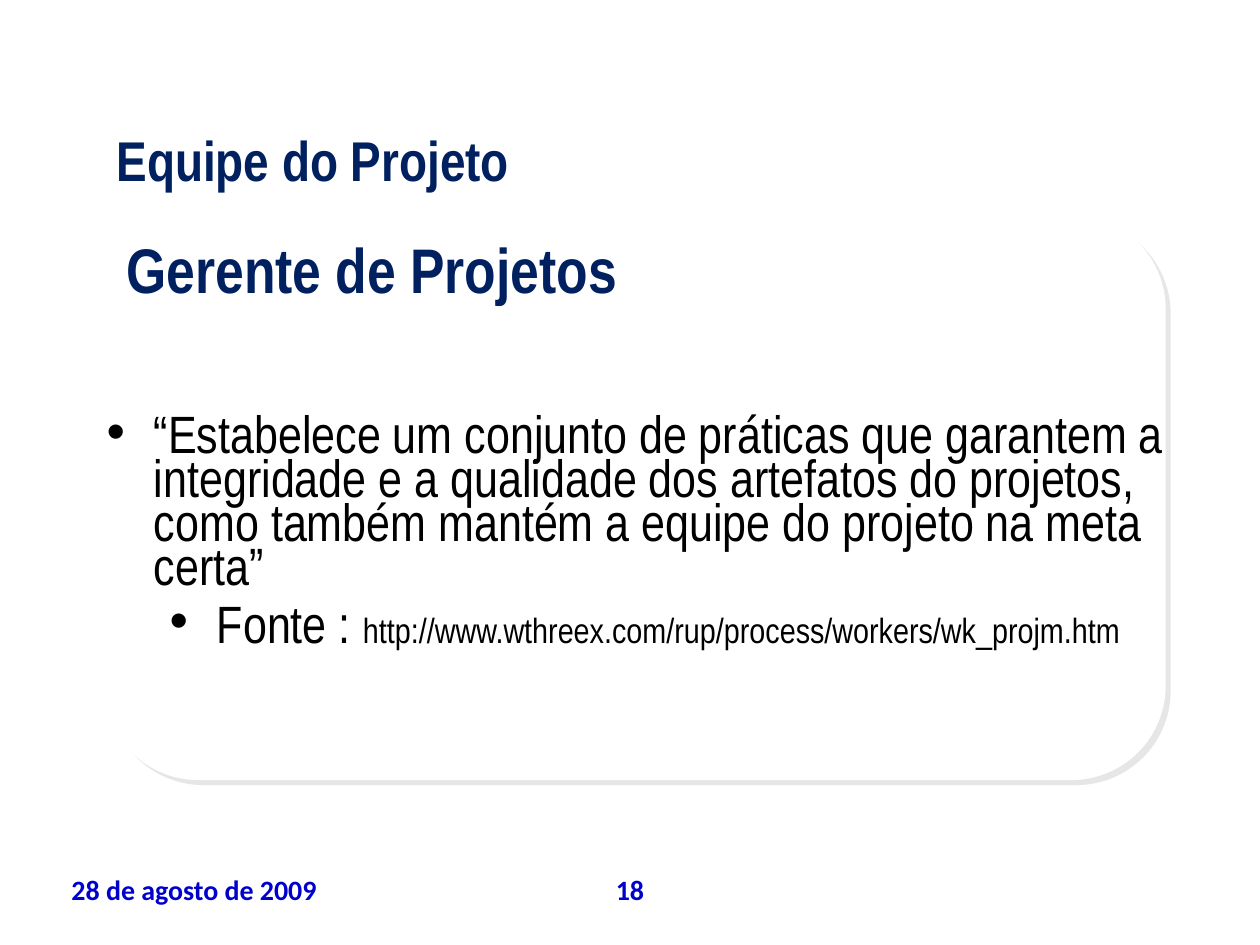
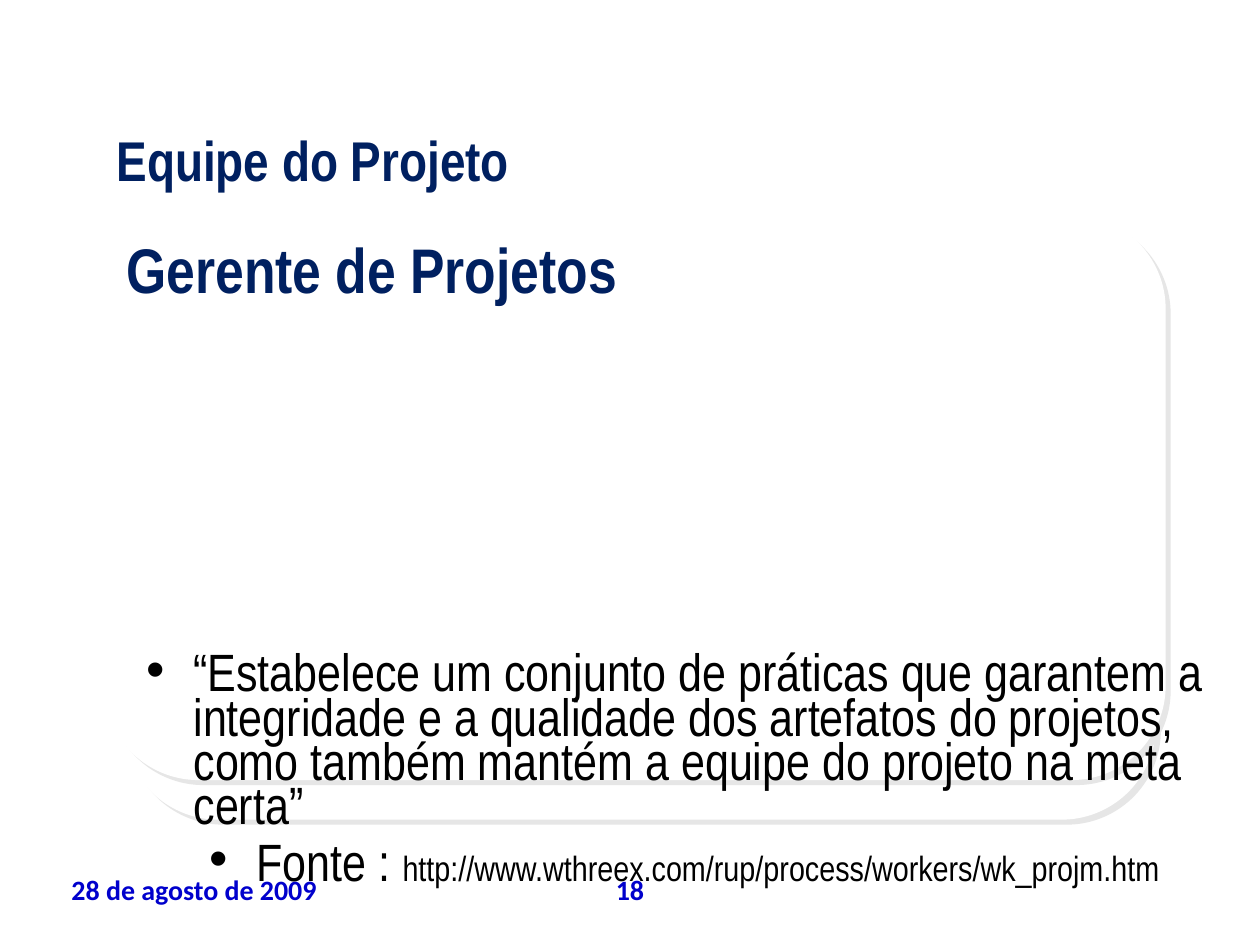
Before and after one commit to leoevaristo/psa20092, a slide deck: slide 18 of ARTEFATOS/TAP_apresentacao.ppt. Drawn at 1260x945 pixels with LibreOffice and Linux fonts; fonts in the diff are those of the drawing; background and template pictures are left out. Boxes give left, top, right and bottom in pixels: in the first picture for what was removed or moved away, otherwise in the second. Text is boxed around its words. In the diff, an @@ line names an element or a change of style, - is before the commit and + after.

```diff
--- a/ARTEFATOS/TAP_apresentacao.ppt
+++ b/ARTEFATOS/TAP_apresentacao.ppt
@@ rounded rectangle added at <box>123,255,1155,820</box>, fill #FFFFFF @@
@@ text "“Estabelece um conjunto de práticas ...": place and size @@
-text "“Estabelece um conjunto de práticas ..." at <box>154,414,1163,650</box>
+text "“Estabelece um conjunto de práticas ..." at <box>194,652,1202,891</box>
```
Also in this commit, not shown: 24 other slides changed.
